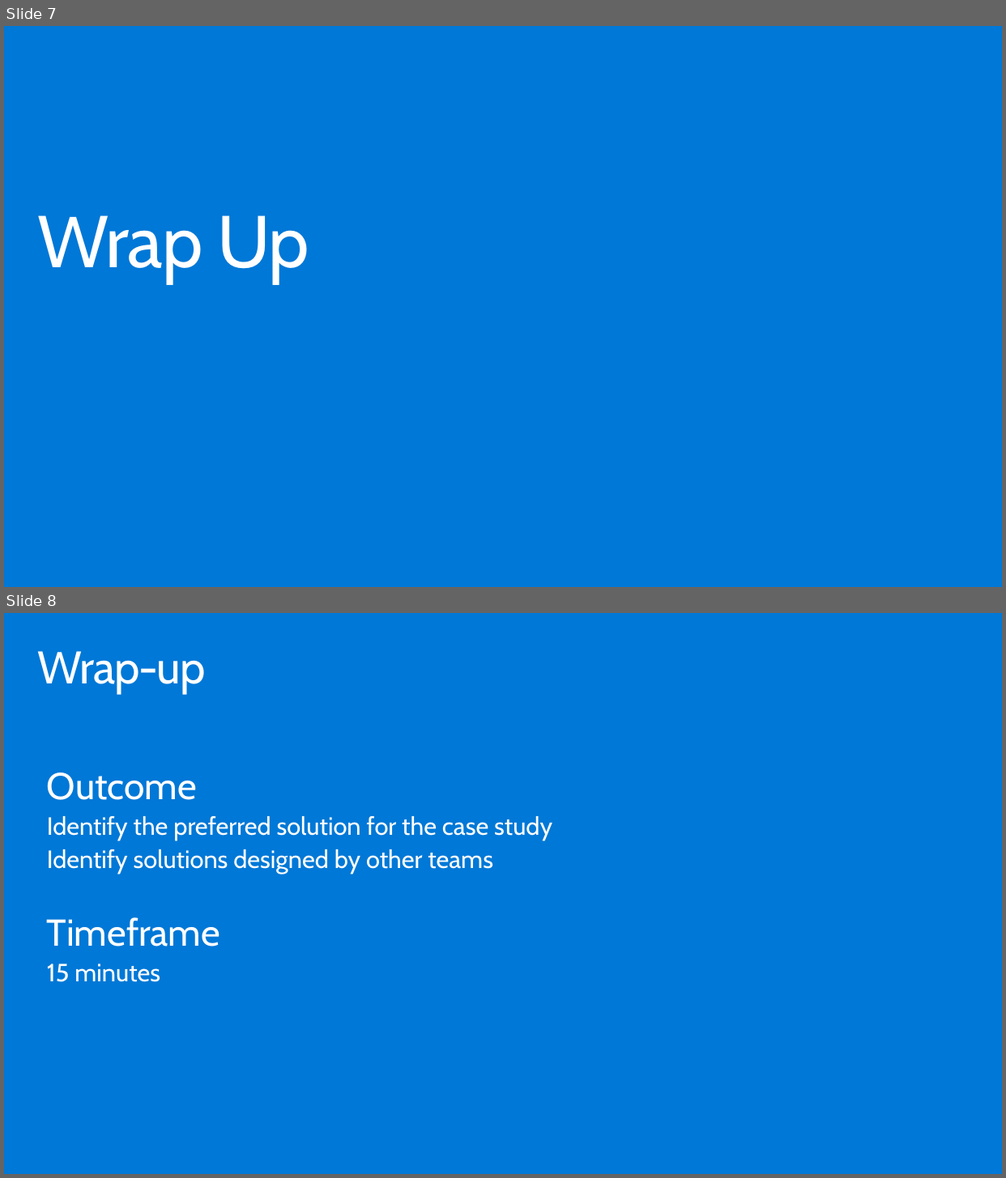
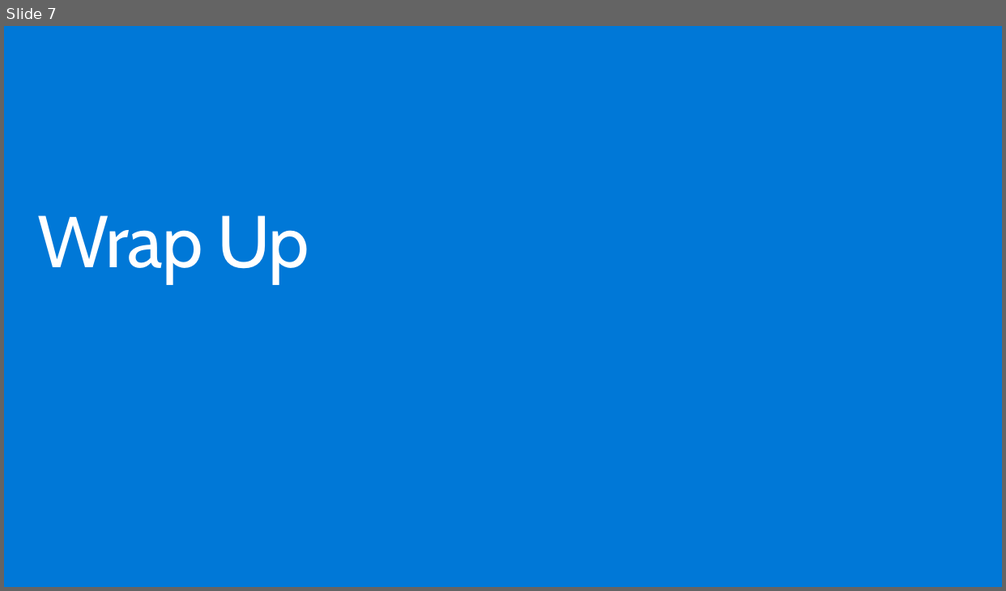
Before and after one commit to hnc198/AzurePowerBI, a slide deck: Hands-on Modules/Embedding/3. Getting Started.pptx. Shown one above the other, each under a label of ours: slides 7 and 8 before the commit, slide 7 after it. The pictures are 1006x1178 and 1006x591 pixels, drawn with LibreOffice and Linux fonts; fonts in the diff are those of the drawing. Boxes give left, top, right and bottom in pixels: in the first picture for what was removed or moved away, otherwise in the second. Text is boxed around its words. In the diff, an @@ line names an element or a change of style, - is before the commit and + after.

```diff
--- a/Hands-on Modules/Embedding/3. Getting Started.pptx
+++ b/Hands-on Modules/Embedding/3. Getting Started.pptx
@@ slide 8 removed at bbox=[4, 613, 1002, 1174], background #0078D7 @@
@@ title removed at bbox=[38, 651, 206, 694] @@
-Wrap-up
@@ text removed at bbox=[47, 773, 552, 982] @@
-Outcome
-Identify the preferred solution for the case study
-Identify solutions designed by other teams
-Timeframe
-15 minutes
```
Also in this commit, not shown: 1 slide changed, 4 other files.
